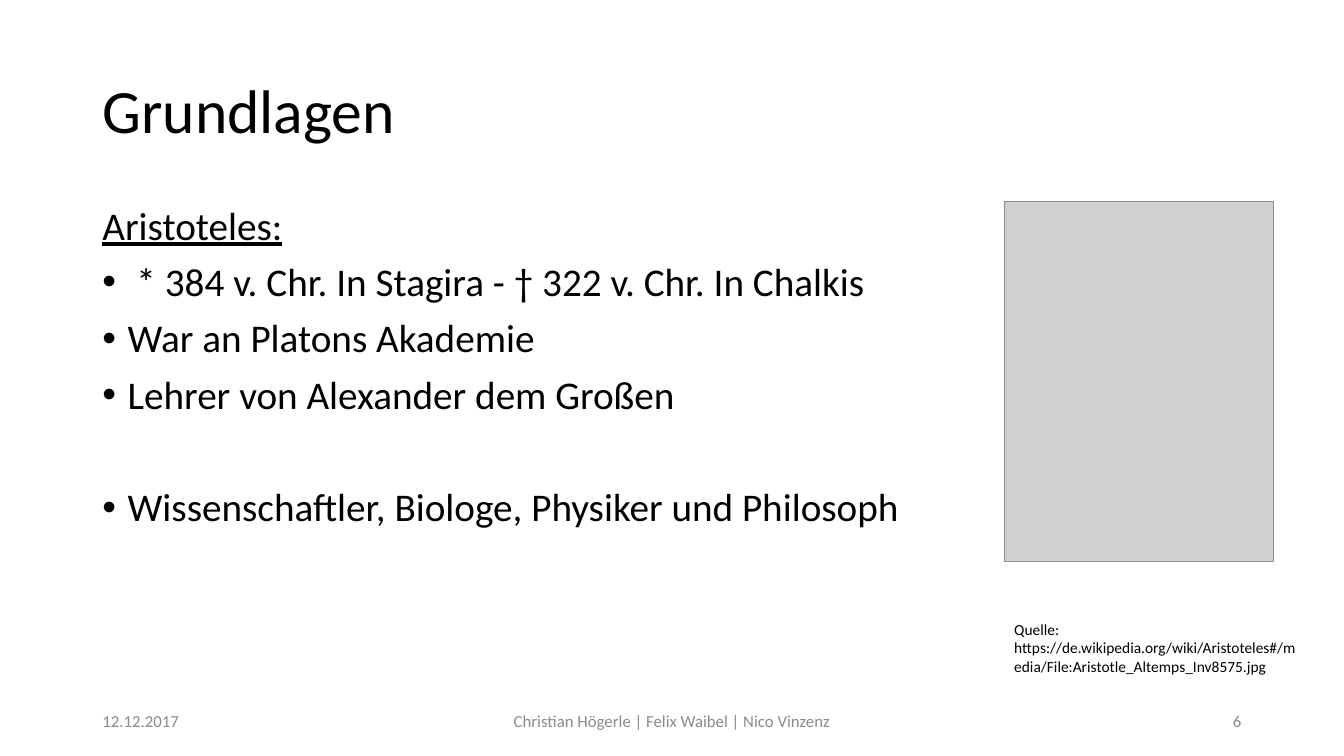
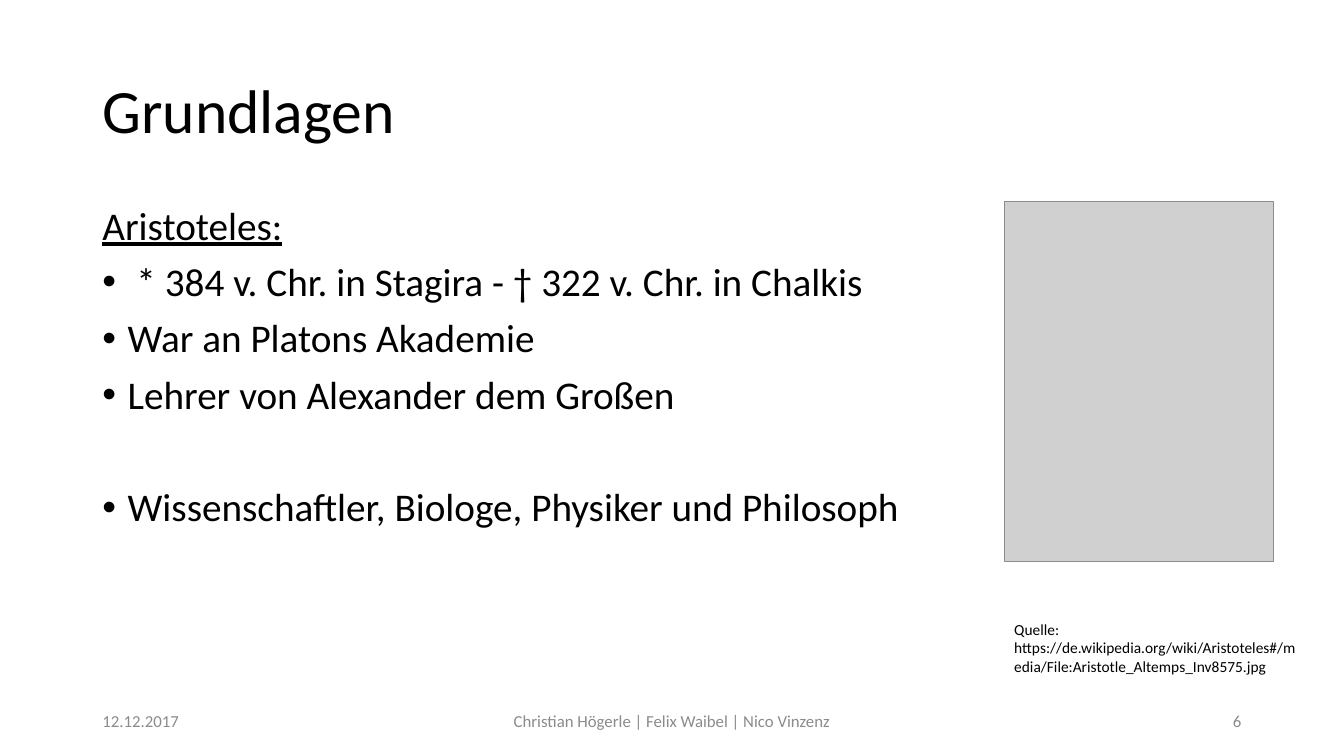
Before and after one commit to Fewa93/Berufsethik, a slide deck: slide 6 of Präsentation/Berufsethik.pptx. Drawn at 1344x756 pixels with LibreOffice and Linux fonts; fonts in the diff are those of the drawing; grey boxes stand for pictures. Boxes give left, top, right and bottom in pixels: in the first picture for what was removed or moved away, otherwise in the second. Text is boxed around its words. In the diff, an @@ line names an element or a change of style, - is before the commit and + after.

```diff
--- a/Präsentation/Berufsethik.pptx
+++ b/Präsentation/Berufsethik.pptx
@@ text at (x1=165, y1=268, x2=862, y2=303): text changed @@
-• * 384 v. Chr. In Stagira - † 322 v. Chr. In Chalkis
+• * 384 v. Chr. in Stagira - † 322 v. Chr. in Chalkis
```
Also in this commit, not shown: 6 other slides changed.
